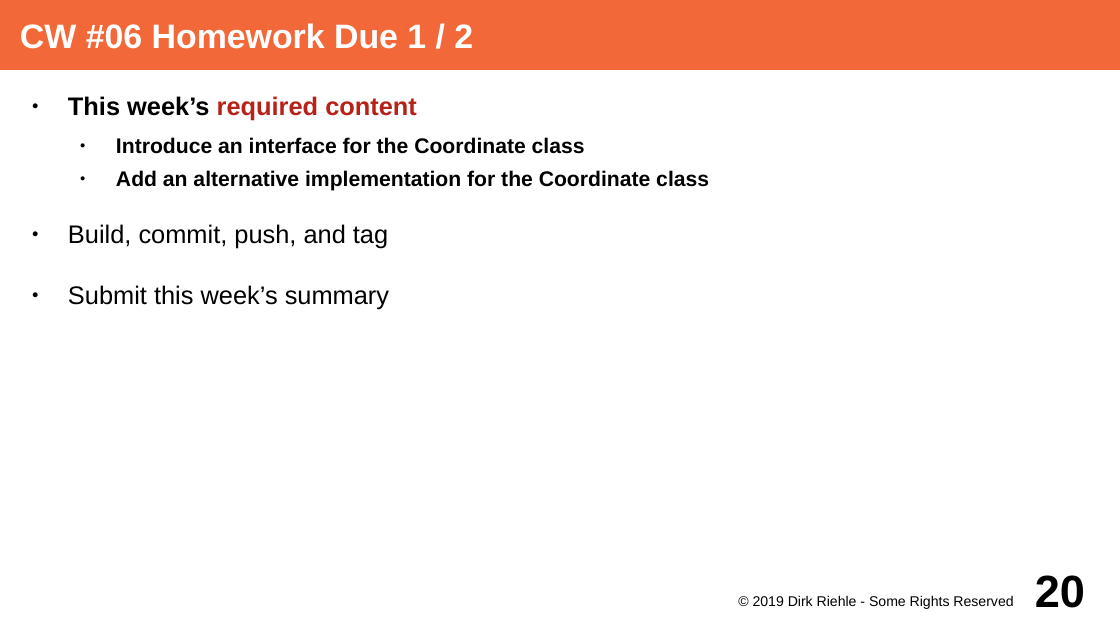
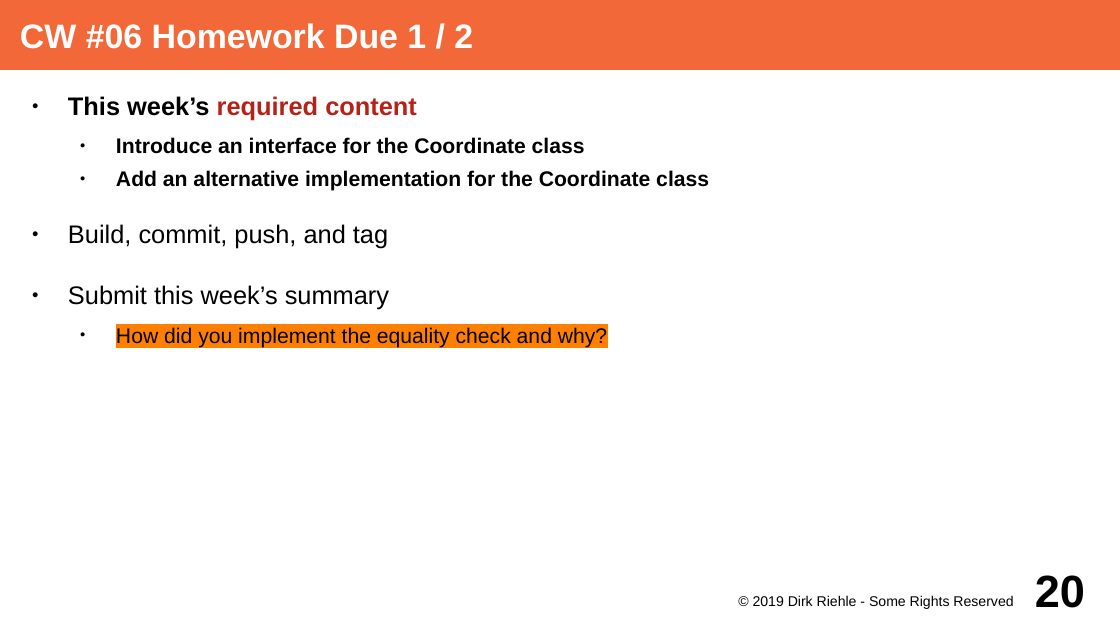
Before and after one commit to dirkriehle/adap-course, a slide deck: slide 20 of Lecture Slides/ADAP A02 - Course Schedule.odp. Drawn at 1120x630 pixels with LibreOffice and Linux fonts; fonts in the diff are those of the drawing. Boxes give left, top, right and bottom in pixels: in the first picture for what was removed or moved away, otherwise in the second. Text is boxed around its words. In the diff, an @@ line names an element or a change of style, - is before the commit and + after.

```diff
--- a/Lecture Slides/ADAP A02 - Course Schedule.odp
+++ b/Lecture Slides/ADAP A02 - Course Schedule.odp
@@ text at bbox=[116, 327, 607, 348]: paragraph added @@
+  ● How did you implement the equality check and why?
```
Also in this commit, not shown: 8 other slides changed.
